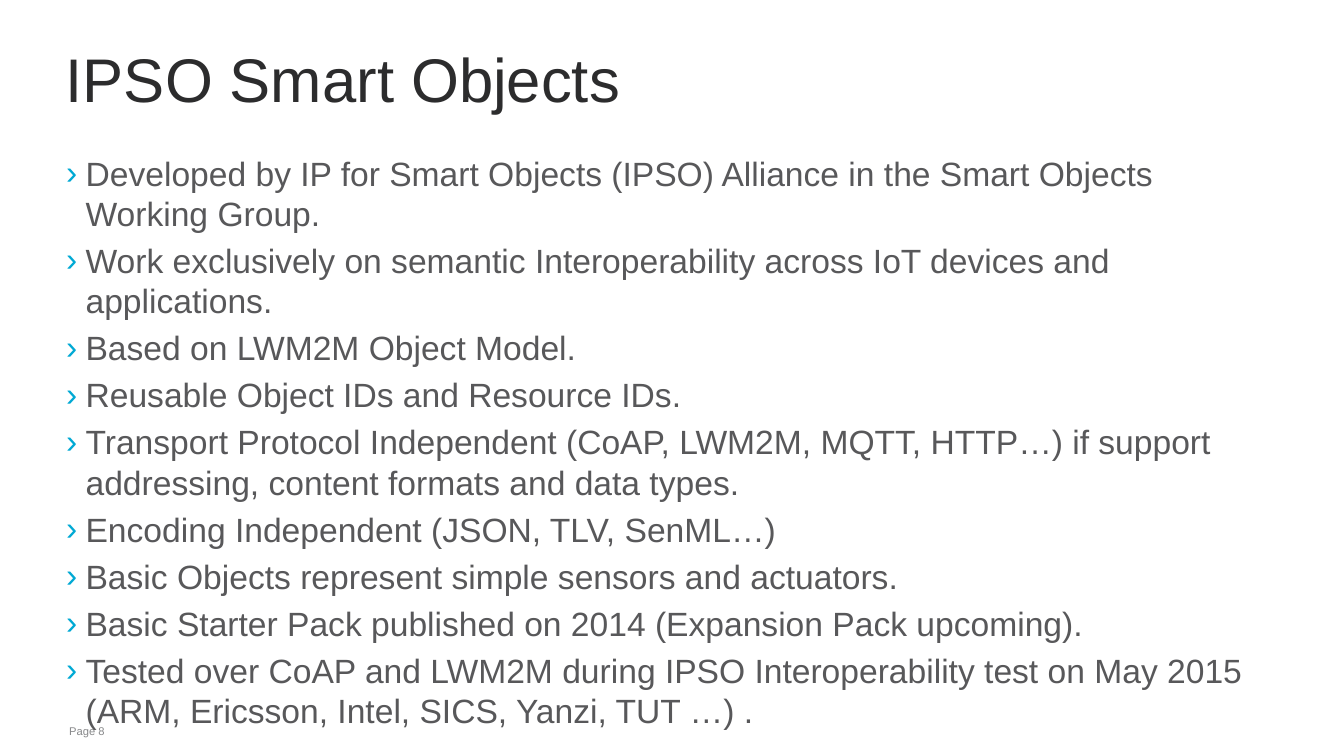
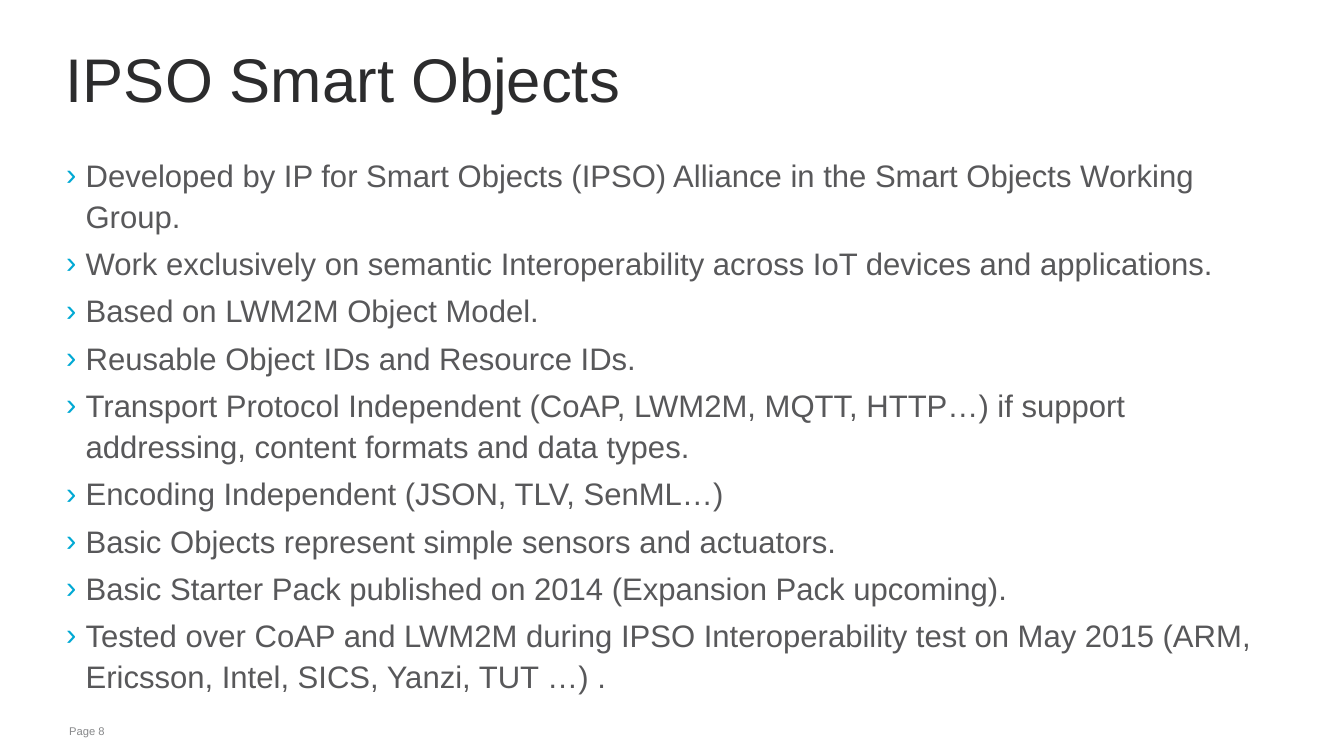
Before and after one commit to jaimejim/iot-playground, a slide deck: slide 8 of Documentation/IPSO_Intro_W3C.pptx. Drawn at 1344x756 pixels with LibreOffice and Linux fonts; fonts in the diff are those of the drawing; background and template pictures are left out. Boxes give left, top, right and bottom in pixels: in the first picture for what was removed or moved away, otherwise in the second. Text is boxed around its words. In the diff, an @@ line names an element or a change of style, - is before the commit and + after.

```diff
--- a/Documentation/IPSO_Intro_W3C.pptx
+++ b/Documentation/IPSO_Intro_W3C.pptx
@@ text "Developed by IP for Smart ..." at (x1=86, y1=164, x2=1251, y2=692): size 24 to 22.2 pt; line spacing 1 to 1.1 @@
```
Also in this commit, not shown: 2 other slides changed, 1 slide added, 21 other files.
